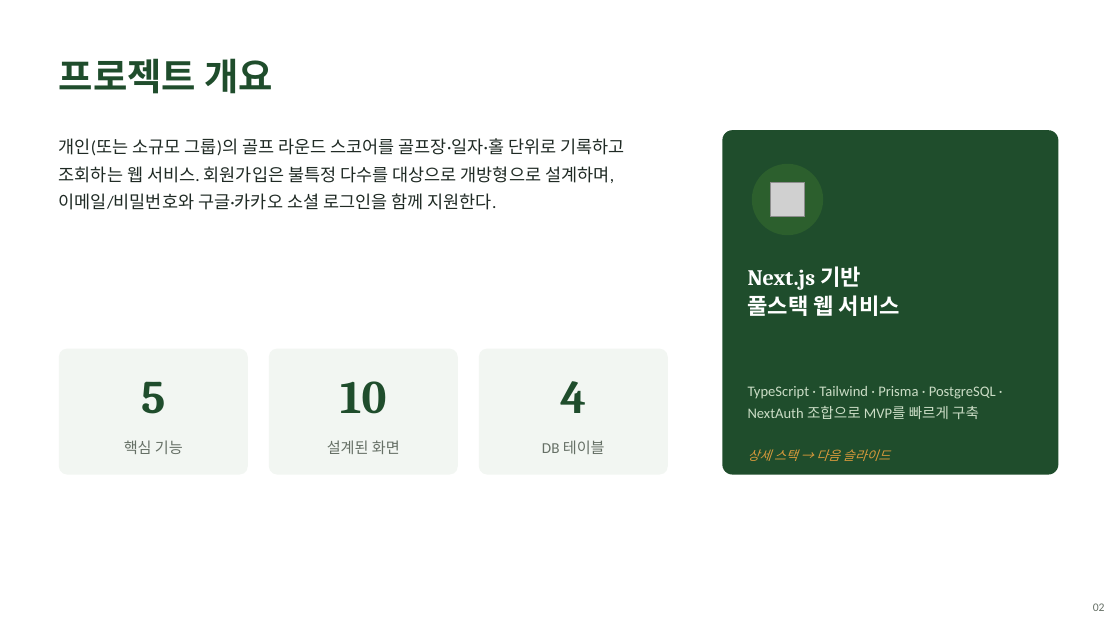
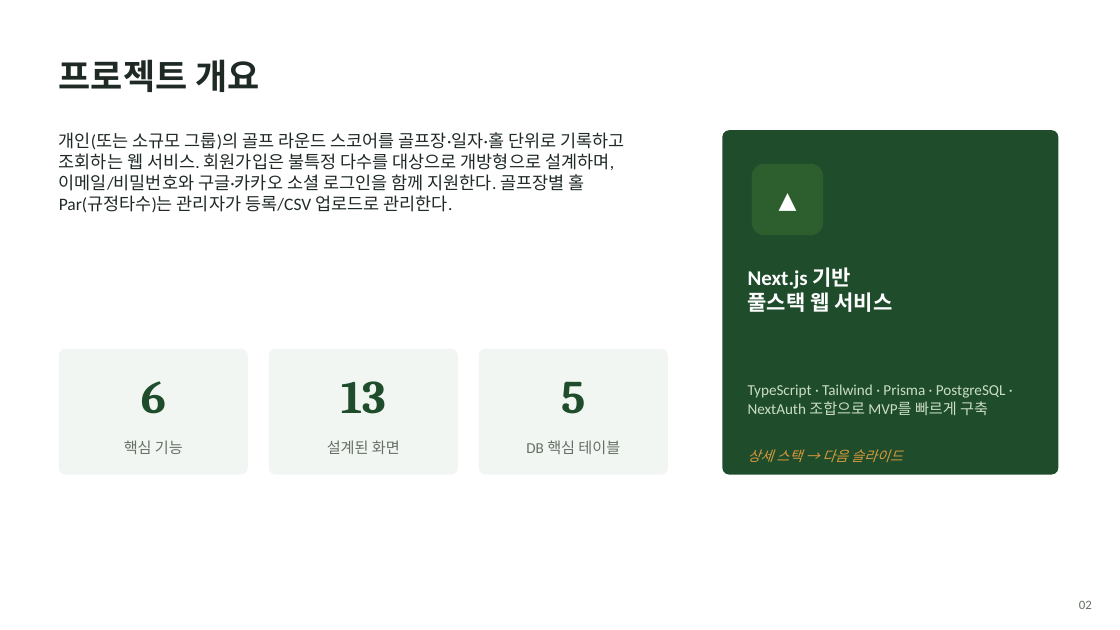
Before and after one commit to haekongpapa/scorecaddie, a slide deck: slide 2 of doc/ScoreCaddie_분석설계_요약.pptx. Drawn at 1120x630 pixels with LibreOffice and Linux fonts; fonts in the diff are those of the drawing; grey boxes stand for pictures. Boxes give left, top, right and bottom in pixels: in the first picture for what was removed or moved away, otherwise in the second. Text is boxed around its words. In the diff, an @@ line names an element or a change of style, - is before the commit and + after.

Commit message:
스코어 등록/조회/상세 화면 고도화 및 설계문서 동기화
- DB 스키마: GolfCourseHole, Role, 스코어카드 상세 필드(teeShotResult 등),
  GolfCourseLoop, User.thirdPartyConsent 마이그레이션 반영
- 목업 14개 화면 추가/개편 (doc/mockups/):
  - 07 스코어 등록 2-Step(코스 선택 → 스코어카드 입력, GolfCourseLoop 연동)
  - 08 스코어 조회 조건 개편(기간/골프장/사용자 범위, 동의 게이팅)
  - 09 라운드 상세 홀별 스코어 매트릭스(티샷결과/GIR/스크램블링/샌드세이브)
  - 11~14 관리자 화면(골프장/Par/CSV 업로드/회원 관리)
  - 화면 간 파라미터 연계(04/05/06/08/09 → 07, 08 → 09) 정리
  - 03 회원가입/10 마이페이지 제3자 정보제공 동의 UI
- doc/pages.md: 화면별 설계 문서 신규 작성 및 갱신
- doc/ScoreCaddie_분석설계_요약.pptx: PK/FK 명기, GolfCourseLoop/신규 화면/
  기능 요약 반영
- memory.md: 작업 이력 기록

```diff
--- a/doc/ScoreCaddie_분석설계_요약.pptx
+++ b/doc/ScoreCaddie_분석설계_요약.pptx
@@ text "프로젝트 개요" at (59, 59, 259, 92): size 32 to 30 pt, text colour #1F4D2C to #1F2A24 @@
@@ text at (59, 132, 624, 213): text changed @@
-개인(또는 소규모 그룹)의 골프 라운드 스코어를 골프장·일자·홀 단위로 기록하고 조회하는 웹 서비스. 회원가입은 불특정 다수를 대상으로 개방형으로 설계하며, 이메일/비밀번호와 구글·카카오 소셜 로그인을 함께 지원한다.
+개인(또는 소규모 그룹)의 골프 라운드 스코어를 골프장·일자·홀 단위로 기록하고 조회하는 웹 서비스. 회원가입은 불특정 다수를 대상으로 개방형으로 설계하며, 이메일/비밀번호와 구글·카카오 소셜 로그인을 함께 지원한다. 골프장별 홀 Par(규정타수)는 관리자가 등록/CSV 업로드로 관리한다.
@@ proportions changed in 4 elements at (59, 349, 248, 475), (269, 349, 458, 475), (479, 349, 668, 475), (723, 130, 1059, 475) @@
@@ rounded rectangle at (752, 164, 823, 235): ellipse to rounded rectangle @@
@@ text added at (752, 164, 823, 235), 20 pt, text #FFFFFF @@
+▲
@@ picture removed at (770, 182, 805, 217) @@
@@ text "Next.js 기반" at (748, 267, 892, 315): size 19 to 18 pt, font Cambria to Calibri; line spacing 1.1 to 1 @@
@@ text "TypeScript · Tailwind · Prisma ..." at (748, 384, 1006, 415): size 12.5 to 13 pt; line spacing 1.3 to 1 @@
@@ text at (141, 381, 166, 414): text changed @@
-5
+6
@@ text at (341, 381, 386, 414): text changed @@
-10
+13
@@ text at (561, 381, 585, 414): text changed @@
-4
+5
@@ text at (526, 440, 620, 454): text changed @@
-DB 테이블
+DB 핵심 테이블
@@ text "상세 스택 → 다음 슬라이드" at (748, 449, 902, 462): size 11 to 12 pt @@
@@ text "02": place and size @@
-text "02" at (1093, 603, 1105, 611)
+text "02" at (1079, 600, 1092, 609)
@@ text "02" at (1079, 600, 1092, 609): size 10 to 11 pt @@
```
Also in this commit, not shown: 10 other slides changed, 5 slides added, 1 slide removed, 37 other files.
